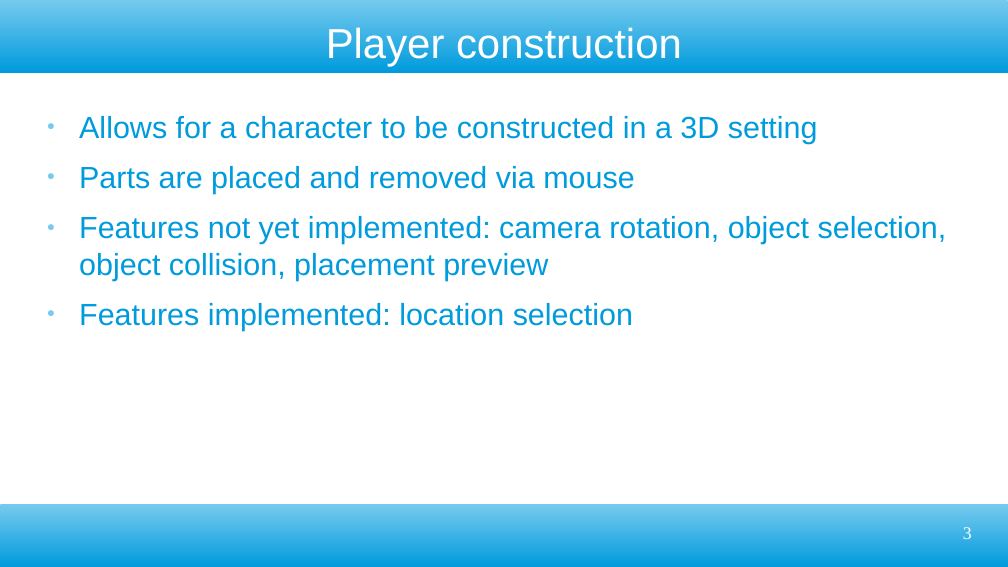
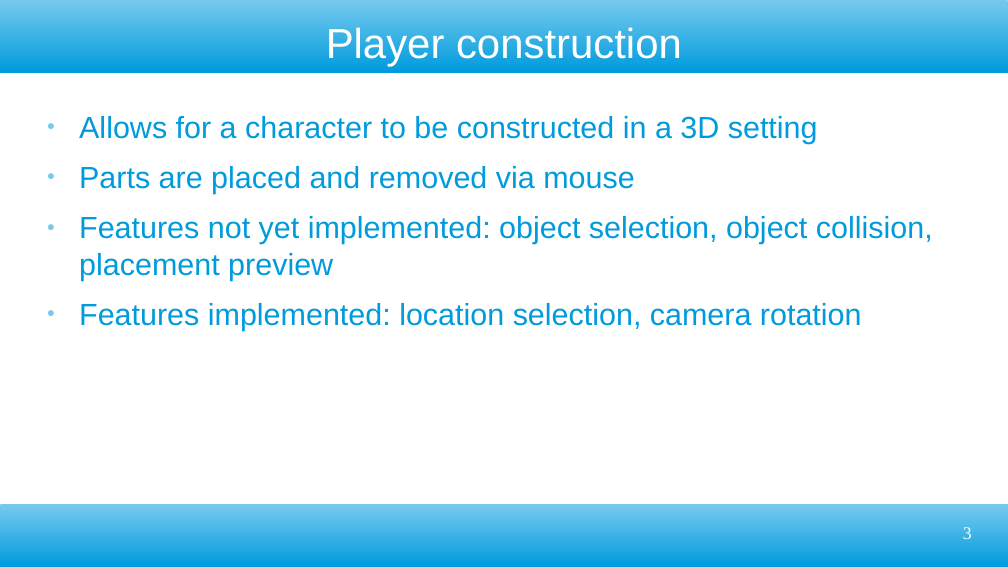
Before and after one commit to ktosox/GWJ77-Metamorphosis, a slide deck: slide 3 of GDD.odp. Drawn at 1008x567 pixels with LibreOffice and Linux fonts; fonts in the diff are those of the drawing. Boxes give left, top, right and bottom in pixels: in the first picture for what was removed or moved away, otherwise in the second. Text is boxed around its words. In the diff, an @@ line names an element or a change of style, - is before the commit and + after.

Commit message:
more ground work on th enew player controller and player buidling

```diff
--- a/GDD.odp
+++ b/GDD.odp
@@ text at [79, 216, 933, 331]: text changed @@
-● Features not yet implemented: camera rotation, object selection, object collision, placement preview
-● Features implemented: location selection
+● Features not yet implemented: object selection, object collision, placement preview
+● Features implemented: location selection, camera rotation
```
Also in this commit, not shown: 3 other slides changed, 8 other files.
